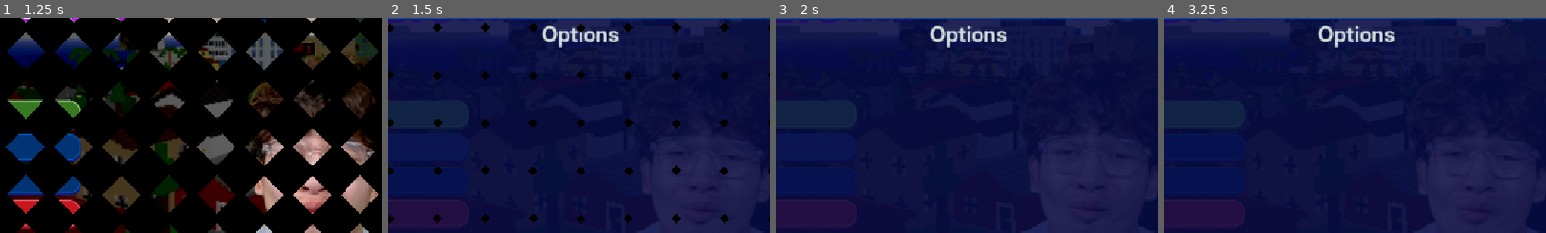
Above: before the commit, frames 1-4 (left to right).
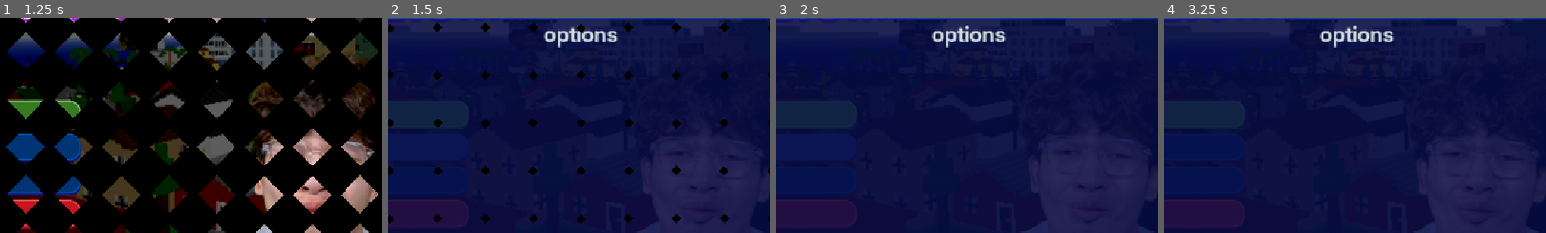
Above: after the commit, the same moments.

Repository: TrueDotBin/ELEVENZTOWN
Game: Godot game, scene res://scenes/ui/splash.tscn
Same seed, same stepped clock (60 frames per second), same inputs: the game is played once before the commit and once after it. Video files are missing from this copy of the repository; at most half a second of black plays in their place. Sound files missing from this copy of the repository are replaced by a short silence.
Inputs (mouse positions are % of the whole screen's width and height, from its top left):
- Up to frame 1 (1.25 s): tap Enter at 0.5 s; move the mouse to (72, 45) at 0.52 s
- Up to frame 2 (1.5 s): click "options" at 1.25 s
- Up to frame 3 (2 s): no input
- Up to frame 4 (3.25 s): click "play!" at 2 s; click "play!" at 2.75 s
The pictures show only the part of the screen within x 25-75%, y 20-70%; the shares and areas given below are measured in that part.

Frame 1 is identical in both runs. In frame 2, 0.8% of the frame differs, in the area x 40-61%, y 3-14%; in frame 3, 0.9%; in frame 4, 0.9%.

Commit message:
Make options title lowercase

Diff:
--- a/scenes/ui/overlays/settings.tscn
+++ b/scenes/ui/overlays/settings.tscn
@@ -68,7 +68,7 @@
 offset_bottom = 51.0
 grow_horizontal = 2
 theme_override_font_sizes/font_size = 32
-text = "Options"
+text = "options"
 horizontal_alignment = 1
 vertical_alignment = 1
 
